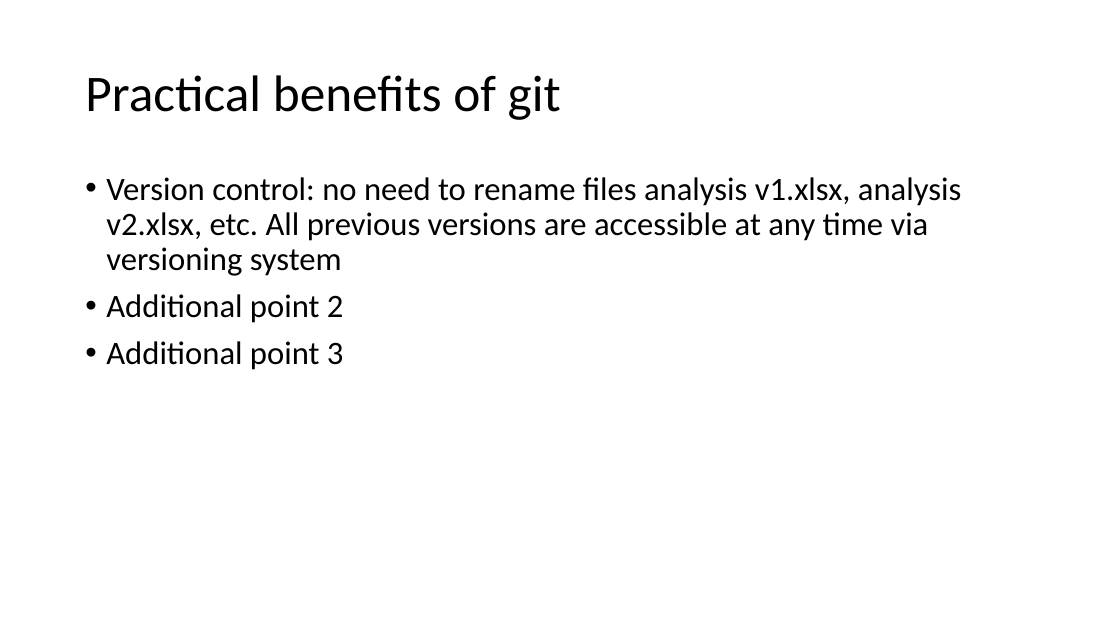
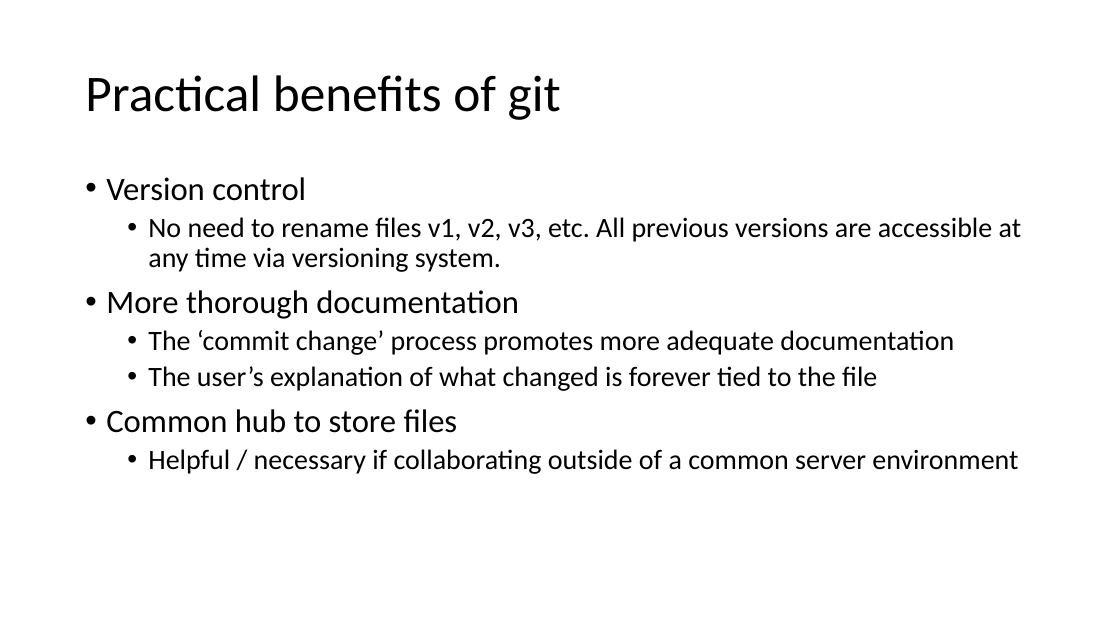
Before and after one commit to kirsten-public/Presentation, a slide deck: slide 2 of CABA 09182015.pptx. Drawn at 1120x630 pixels with LibreOffice and Linux fonts; fonts in the diff are those of the drawing. Boxes give left, top, right and bottom in pixels: in the first picture for what was removed or moved away, otherwise in the second. Text is boxed around its words. In the diff, an @@ line names an element or a change of style, - is before the commit and + after.

```diff
--- a/CABA 09182015.pptx
+++ b/CABA 09182015.pptx
@@ text at [106, 177, 1021, 474]: text changed; size 28 to 24 pt @@
-• Version control: no need to rename files analysis v1.xlsx, analysis v2.xlsx, etc. All previous versions are accessible at any time via versioning system
-• Additional point 2
-• Additional point 3
+• Version control
+  • No need to rename files v1, v2, v3, etc. All previous versions are accessible at any time via versioning system.
+• More thorough documentation
+  • The ‘commit change’ process promotes more adequate documentation
+  • The user’s explanation of what changed is forever tied to the file
+• Common hub to store files
+  • Helpful / necessary if collaborating outside of a common server environment
```
Also in this commit, not shown: 2 slides added, 1 slide removed.
